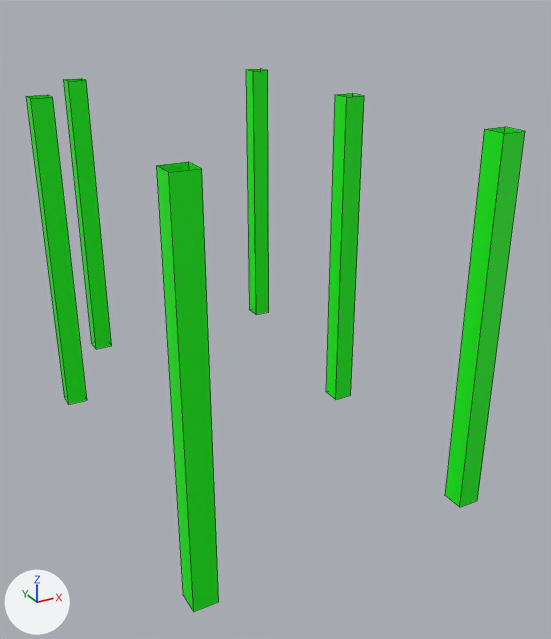
The FBX model Assets/Mesh/Escenario/columnas.fbx: old version first, new version second.
One viewpoint serves both versions: a camera (50 mm lens) standing at (-7.78, -13.2, 7.99) and looking at (0.38, 1.64, 0.57). Lighting does not change. The marker at lower left points along +X, +Y and +Z. Mesh edges are drawn as thin lines. Where no turn or scale is listed for an object, it has been applied to the vertices.

The scene before the commit, as lines of its bpy script (objects in view):
```python
me_mesh = bpy.data.meshes.new('Mesh')
me_mesh.from_pydata(...)  # 48 vertices, 24 faces; spans x -4.0..3.75, y -3.25..8.75, z -2.4..5.6
me_mesh.materials.append(mat_green)  # green #00ff00
ob_columnas = bpy.data.objects.new('columnas', me_mesh)
ob_columnas.location = (0.0, 0.0, 0.0)
```
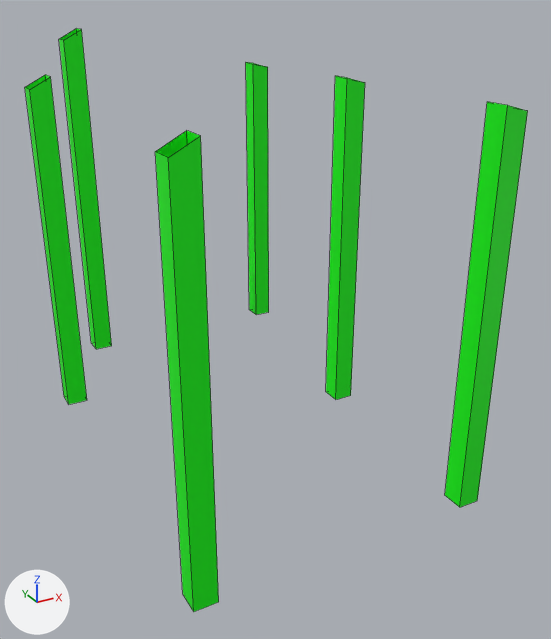
Where the change shows, as pixel boxes [x1, y1, x2, y2] in the pictures (551 x 639 px; the box of a moved part takes in the faces that stretch with it):
'columnas', reshaped (8% taller)
    before: [26, 69, 525, 612]
    after: [25, 28, 528, 612]
part 1 of me_mesh, moved or reshaped
    before: [26, 78, 112, 404]
    after: [25, 28, 112, 404]
part 2 of me_mesh, moved or reshaped
    before: [156, 162, 219, 612]
    after: [155, 131, 219, 612]
part 3 of me_mesh, moved or reshaped
    before: [445, 127, 525, 507]
    after: [445, 102, 528, 507]
part 4 of me_mesh, moved or reshaped
    before: [326, 93, 364, 400]
    after: [326, 76, 365, 400]
part 5 of me_mesh, moved or reshaped
    before: [246, 69, 269, 315]
    after: [246, 62, 269, 315]

Patch to the scene script:
```diff
--- a/Assets/Mesh/Escenario/columnas.fbx.py
+++ b/Assets/Mesh/Escenario/columnas.fbx.py
@@ me_mesh @@
 me_mesh.from_pydata(...)  # 48 vertices, 24 faces; spans x -4.0..3.75, y -3.25..8.75, z -2.4..5.6
 # used by ob_columnas; location = (0.0, 0.0, 0.0)
-me_mesh.vertices[34].co = (-2.35, 8.25, 5.6)  # pixel (68, 81)
-me_mesh.vertices[35].co = (-1.85, 8.25, 5.6)  # pixel (86, 80)
-me_mesh.vertices[36].co = (-2.35, 8.75, 5.6)  # pixel (63, 79)
-me_mesh.vertices[37].co = (-1.85, 8.75, 5.6)  # pixel (81, 78)
-me_mesh.vertices[42].co = (-4.0, 5.25, 5.6)  # pixel (30, 98)
-me_mesh.vertices[43].co = (-3.5, 5.25, 5.6)  # pixel (52, 97)
-me_mesh.vertices[44].co = (-4.0, 5.75, 5.6)  # pixel (25, 96)
-me_mesh.vertices[45].co = (-3.5, 5.75, 5.6)  # pixel (47, 94)
-me_mesh.vertices[2].co = (-4.0, -3.25, 5.6)  # pixel (168, 172)
-me_mesh.vertices[3].co = (-3.5, -3.25, 5.6)  # pixel (201, 168)
-me_mesh.vertices[4].co = (-4.0, -2.75, 5.6)  # pixel (156, 165)
-me_mesh.vertices[5].co = (-3.5, -2.75, 5.6)  # pixel (188, 161)
-me_mesh.vertices[10].co = (2.25, -3.25, 5.6)  # pixel (504, 133)
-me_mesh.vertices[11].co = (2.75, -3.25, 5.6)  # pixel (525, 131)
-me_mesh.vertices[12].co = (2.25, -2.75, 5.6)  # pixel (484, 129)
-me_mesh.vertices[13].co = (2.75, -2.75, 5.6)  # pixel (504, 126)
-me_mesh.vertices[18].co = (2.45, 2.0, 5.6)  # pixel (346, 97)
-me_mesh.vertices[19].co = (2.95, 2.0, 5.6)  # pixel (364, 95)
-me_mesh.vertices[20].co = (2.45, 2.5, 5.6)  # pixel (334, 94)
-me_mesh.vertices[21].co = (2.95, 2.5, 5.6)  # pixel (352, 93)
-me_mesh.vertices[26].co = (3.25, 8.25, 5.6)  # pixel (253, 71)
-me_mesh.vertices[27].co = (3.75, 8.25, 5.6)  # pixel (267, 70)
-me_mesh.vertices[28].co = (3.25, 8.75, 5.6)  # pixel (245, 69)
-me_mesh.vertices[29].co = (3.75, 8.75, 5.6)  # pixel (260, 68)
+# me_mesh part 1
+me_mesh.vertices[34].co = (-2.35, 8.25, 6.64)  # pixel (63, 40)
+me_mesh.vertices[35].co = (-1.85, 8.25, 6.9)  # pixel (81, 29)
+me_mesh.vertices[36].co = (-2.35, 8.75, 6.64)  # pixel (58, 39)
+me_mesh.vertices[37].co = (-1.85, 8.75, 6.9)  # pixel (76, 28)
+me_mesh.vertices[42].co = (-4.0, 5.25, 5.8)  # pixel (29, 89)
+me_mesh.vertices[43].co = (-3.5, 5.25, 6.06)  # pixel (50, 76)
+me_mesh.vertices[44].co = (-4.0, 5.75, 5.8)  # pixel (24, 87)
+me_mesh.vertices[45].co = (-3.5, 5.75, 6.06)  # pixel (45, 74)
+# me_mesh part 2
+me_mesh.vertices[2].co = (-4.0, -3.25, 5.8)  # pixel (168, 157)
+me_mesh.vertices[3].co = (-3.5, -3.25, 6.06)  # pixel (200, 135)
+me_mesh.vertices[4].co = (-4.0, -2.75, 5.8)  # pixel (155, 151)
+me_mesh.vertices[5].co = (-3.5, -2.75, 6.06)  # pixel (186, 130)
+# me_mesh part 3
+me_mesh.vertices[10].co = (2.25, -3.25, 6.08)  # pixel (507, 105)
+me_mesh.vertices[11].co = (2.75, -3.25, 5.95)  # pixel (527, 110)
+me_mesh.vertices[12].co = (2.25, -2.75, 6.08)  # pixel (487, 101)
+me_mesh.vertices[13].co = (2.75, -2.75, 5.95)
+# me_mesh part 4
+me_mesh.vertices[18].co = (2.45, 2.0, 6.03)  # pixel (347, 77)
+me_mesh.vertices[19].co = (2.95, 2.0, 5.9)  # pixel (365, 82)
+me_mesh.vertices[20].co = (2.45, 2.5, 6.03)  # pixel (335, 75)
+me_mesh.vertices[21].co = (2.95, 2.5, 5.9)
+# me_mesh part 5
+me_mesh.vertices[26].co = (3.25, 8.25, 5.82)  # pixel (253, 63)
+me_mesh.vertices[27].co = (3.75, 8.25, 5.69)  # pixel (267, 67)
+me_mesh.vertices[28].co = (3.25, 8.75, 5.82)  # pixel (245, 62)
+me_mesh.vertices[29].co = (3.75, 8.75, 5.69)  # pixel (260, 65)
 me_mesh.materials.append(mat_green)
```
